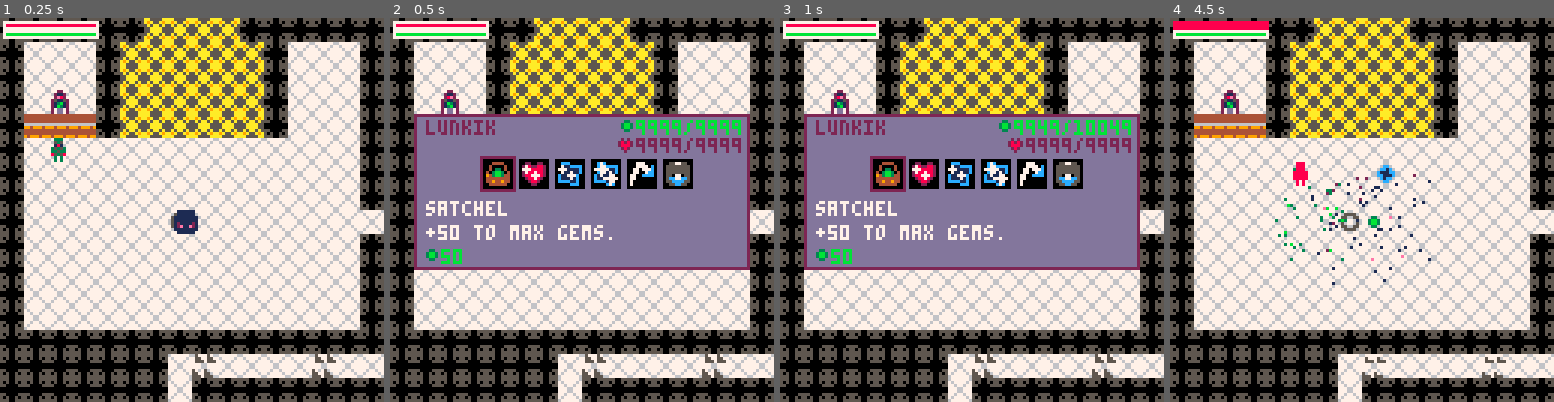
Above: before the commit, frames 1-4 (left to right).
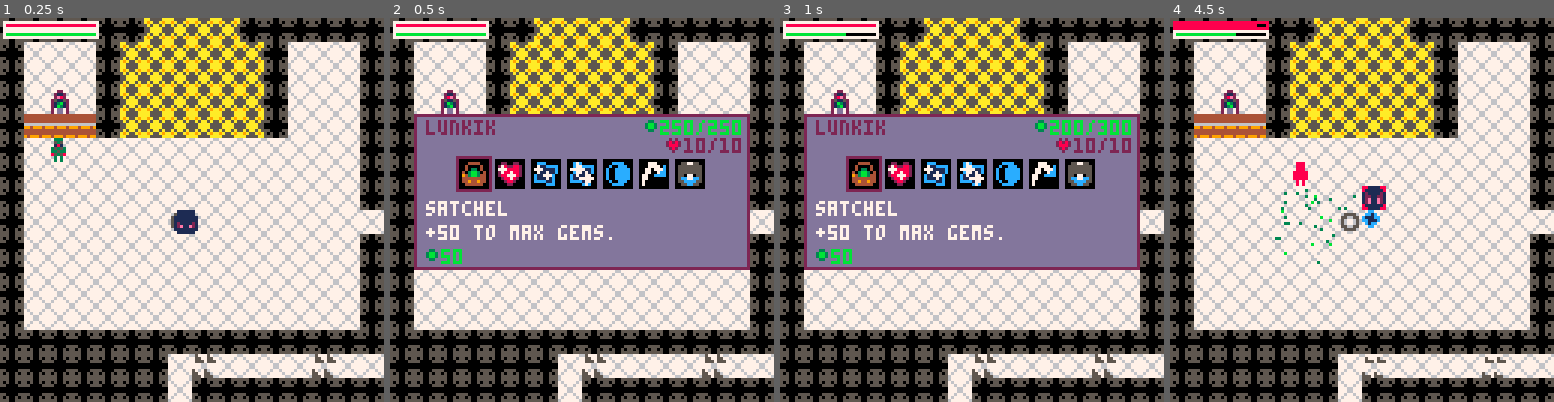
Above: after the commit, the same moments.

Repository: rledford/pico-door
Game: PICO-8 cartridge door.p8
The game is run twice, just before and just after one commit, with the same random seed, the same clock (stepped at 60 frames per second) and the same inputs.
Inputs:
- Up to frame 1 (0.25 s): no input
- Up to frame 2 (0.5 s): tap X (X key) at 0.33 s
- Up to frame 3 (1 s): tap O (Z key) at 0.7 s
- Up to frame 4 (4.5 s): tap X (X key) at 1.07, 1.85, 2.97, 4.08 s; hold Right 1.6-2.1 s; tap O (Z key) every 0.4 s from 1.7 to 4.1 s; hold Up 2.15-2.42 s; hold Right 2.47-3.03 s; hold Left 3.08-3.58 s; hold Down 3.63-3.97 s; hold Right from 4.02 s (still down)

Frame 1 is identical in both runs. In frame 2, 5.0% of the frame differs, in the area x 17-91%, y 26-46%; in frame 3, 5.2%, in the area x 17-91%, y 3-46%; in frame 4, 1.5%.

Commit message:
Add 'overload' upgrade. Change portal activation to require btnp. Initial enemy hp scale based on difficult.

Diff:
--- a/door.p8
+++ b/door.p8
@@ -184,6 +184,7 @@
 		end
 	end
 	draw_ui()
+	-- print(tostring(difficulty), 0,16,8)
 end
 
 -- game update --
@@ -216,14 +217,15 @@
 		this.projectile_speed = 1.3
 		this.has_ricochet = false
 		this.has_pierce = false
+		this.has_overload = true
 		this.face = {x=1,y=0}
-		this.max_hp = 9999
+		this.max_hp = 10
 		this.hp = this.max_hp
 		this.group = PLAYER_GROUP
 		this.anim = make_animation({32})
 		this.hurt_collidable = false
-		this.max_gems = 9999
-		this.gems = 9999
+		this.max_gems = 250
+		this.gems = 250
 		this.dead = false
 	end,
 	take_damage=function(this, amt)
@@ -300,8 +302,8 @@
 					this.type.take_damage(this, obj.touch_damage)
 				elseif obj.on_pickup ~= nil then
 					obj.on_pickup(this)
-				elseif obj.type.on_activate ~= nil then
-					obj.type.on_activate(obj)
+				-- elseif obj.type.on_activate ~= nil then
+				-- 	obj.type.on_activate(obj)
 				end
 			end
 		end)
@@ -318,6 +320,7 @@
 			upgrade_max_hp,
 			upgrade_projectile_damage,
 			upgrade_fire_rate,
+			upgrade_overload,
 			upgrade_projectile_ricochet,
 			upgrade_projectile_pierce,
 		}
@@ -339,6 +342,7 @@
 	persist = true,
 	on_upgrade = function()
 		player.max_gems += 50
+		difficulty *= 1.05
 	end
 }
 
@@ -351,6 +355,7 @@
 	on_upgrade = function()
 		player.max_hp += 10
 		player.hp = player.max_hp
+		difficulty *= 1.05
 	end
 }
 
@@ -363,6 +368,7 @@
 	on_upgrade = function()
 		player.fire_rate = 8
 		player.fire_timer = 0
+		difficulty *= 1.1
 	end
 }
 
@@ -374,6 +380,7 @@
 	persist = false,
 	on_upgrade = function()
 		player.has_ricochet = true
+		difficulty *= 1.1
 	end
 }
 
@@ -385,6 +392,7 @@
 	persist = true,
 	on_upgrade = function()
 		player.projectil_damage += 1
+		difficulty *= 1.1
 	end
 }
 
@@ -396,6 +404,18 @@
 	persist = false,
 	on_upgrade = function()
 		player.has_pierce = true
+		difficulty *= 1.1
+	end
+}
+
+upgrade_overload = {
+	spr = 22,
+	name = "overload",
+	description = "spawn portal on full gems.",
+	cost = 750,
+	persist = false,
+	on_upgrade = function()
+		player.has_overload = true
 	end
 }
 
@@ -442,7 +462,7 @@
 			print(hp_text, window_rect.right - text_w_px(hp_text) - pad/2, window_rect.top + pad/2 + 6, 2)
 			local itemx
 			for i=0,count(vendor_obj.inventory)-1 do
-				itemx = window_rect.left + 20 + TILE_SIZE * i + pad + (pad * i)
+				itemx = window_rect.left + 12 + TILE_SIZE * i + pad + (pad * i)
 				itemy = window_rect.top + pad*2 + TILE_SIZE
 				rectfill(itemx-1, itemy-1, itemx + TILE_SIZE, itemy + TILE_SIZE, 0)
 				spr(vendor_obj.inventory[i+1].spr, itemx, itemy)
@@ -505,6 +525,10 @@
 	local on_pickup = function(player)
 		player.gems = clamp(player.gems + amount, 0, player.max_gems)
 		destroy_object(pickup)
+		if player.gems == player.max_gems and player.has_overload then
+			local pos = get_open_pos_next_to(player.x, player.y)
+			init_object(portal_type, pos.x, pos.y)
+		end
 	end
 	pickup.hitbox={x=2,y=2,w=3,h=3}
 	pickup.on_pickup = on_pickup
@@ -603,7 +627,7 @@
 		this.auto_target_radius=40
 		this.threat = 1
 		this.group = ENEMY_GROUP
-		this.hp = 1
+		this.hp = flr(1.5 * difficulty)
 		this.move_rate=30
 		this.move_timer=0
 		this.anim = make_animation({48,49}, 16)
@@ -635,7 +659,7 @@
 		this.anim = make_animation({50,51}, 25)
 		this.threat = 1
 		this.group = ENEMY_GROUP
-		this.hp = 2
+		this.hp = flr(3 * difficulty)
 		this.move_rate=15
 		this.move_timer=0
 		this.touch_damage = 2
@@ -658,7 +682,7 @@
 		this.anim = make_animation({53,54}, 40)
 		this.threat = 1
 		this.group = ENEMY_GROUP
-		this.hp = 1
+		this.hp = flr(2 * difficulty)
 		this.move_rate=5
 		this.move_timer=0
 		this.touch_damage = 2
@@ -683,7 +707,7 @@
 		this.anim = make_animation({55,56}, 30)
 		this.threat = 1
 		this.group = ENEMY_GROUP
-		this.hp = 2
+		this.hp = flr(4 * difficulty)
 		this.move_rate=5
 		this.move_timer=0
 		this.touch_damage = 1
@@ -873,8 +897,14 @@
 		this.current_frame = 1
 		this.frame_time = 0
 		this.frame_step = 1
+		this.on_activate = function()
+			start_portal_transition(this)
+		end
 	end,
 	update=function(this)
+		if player ~= nil and not player.dead and btnp(k_action) and player.x == this.x and player.y == this.y then
+			this.on_activate()
+		end
 		this.frame_time += 1
 		if this.frame_time >= this.frame_times[this.current_frame] then
 			this.frame_time = 0
@@ -887,9 +917,6 @@
 			end
 			this.current_frame += this.frame_step
 		end
-	end,
-	on_activate=function(this)
-		start_portal_transition(this)
 	end,
 	draw=function(this)
 		spr(this.frames[this.current_frame], this.x, this.y, 1, 1, this.frame_step == -1)
@@ -1044,9 +1071,9 @@
 				-- which should handle spawning pickups
 				if obj.type ~= player_type then
 					if rnd(1000) > 900 then
-						make_hp_pickup(obj.x,obj.y,flr(rnd(10) + 1))
+						make_hp_pickup(obj.x,obj.y,flr((rnd(3) + 1)) * difficulty)
 					elseif rnd(1000) > 100 then
-						make_gems_pickup(obj.x,obj.y,flr(rnd(10)) + 1)
+						make_gems_pickup(obj.x,obj.y,flr((rnd(5) + 3) * difficulty))
 					end
 					sfx(4)
 				end
@@ -1312,6 +1339,9 @@
 	if debug then
 		rect(obj.x+obj.hitbox.x,obj.y+obj.hitbox.y,obj.x+obj.hitbox.x+obj.hitbox.w-1,obj.y+obj.hitbox.y+obj.hitbox.h-1,8)
 	end
+	-- if obj.hp and obj ~= player then
+	-- 	print(tostring(obj.hp), obj.x, obj.y, 8)
+	-- end
 end
 
 function draw_particles()
